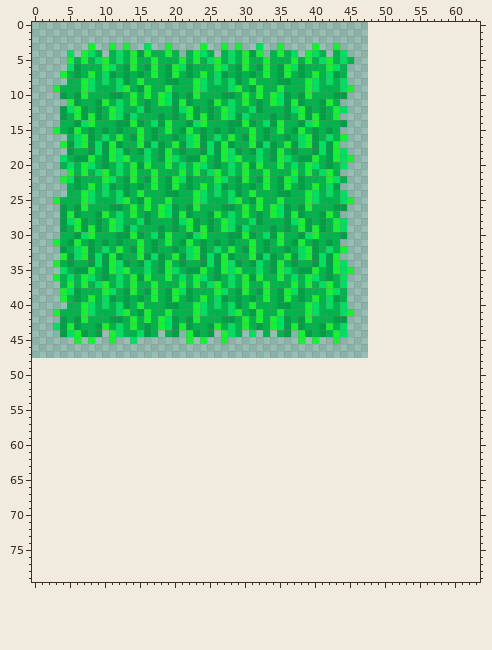
Sprite sheet -- Assets/_Project/Graphics/Sprites/Tilesets/forest_japanese/sprite_tileset_grass_japanese.png. That is the earlier state.
The file is 48x48 pixels. Colours within 5 levels of each other are drawn and written as one. The old version is drawn lined up with the new one, on the new canvas.
The same view after the edit:
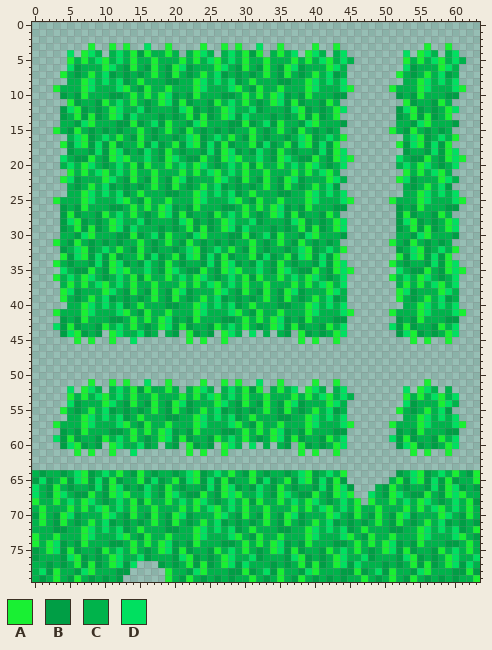
Palette (. is transparent): A #19f033  B #009e45  C #00b34b  D #00e060
From the commit log: finish grass tile
The exact change:
canvas 48x48 -> 64x80
Changed rows in their new state; - is an unchanged pixel.
first column x 51:
 3 -----A--A--
 4 --D-ADC-CD-
 5 --ACACDACDC
 6 --DBCCCADC-
 7 -ACBCACDBC-
 8 --CCADCDCD-
 9 ACCCADCCCDA
10 -BCBACCCBB-
11 --ABCCBAC--
12 -BDABCBCAD-
13 -BCABABCA--
14 -CCBDACCCB-
15 ACBACBCBC--
16 --CDABCDCA-
17 -ABDABDBA--
18 --BCCBDBAD-
19 -DCBBACBADA
20 -CDCADCBCD-
21 --ACACDAC--
22 -ADBCCCADC-
23 --CBCACDB--
24 --CCADCDCD-
25 ACCCADCCCDA
26 -BCBACCCBB-
27 -BABCCBAC--
28 -BDABCBCAD-
29 -BCABABCAD-
30 -CCBDACCCB-
31 ACBACBCBC--
32 -BCDABCDCA-
33 -ABDABDBA--
34 ACBCCBDBAD-
35 -DCBBACBADA
36 ACDCADCBCD-
37 -CACACDACD-
38 -ADBCCCADC-
39 -ACBCACDBC-
40 --CCADCDCD-
41 ACCCADCCCDA
42 -BCBACCCBB-
43 DBABCCBACD-
44 -BDABCBCAD-
45 ---A-A--A--
first column x 0:
51 --------A--A-A--D--A----A--A-A--D--A----A--A------------A-------
52 -----D-ADC-CDCABACCAC-CADC-CDCABA-CACD-ADC-CD--------D-ADC-C----
53 -----ACACDACDCACCACCCACACDACDCACCACCCACACDACDC-------ACACDACD---
54 -----DBCCCADCBACBACBADBCCCADCBACBACBADBCCCADC--------DBCCCADC---
55 ----ACBCACDBCBCBCACBACBCACDBCBCBCACBACBCACDBC-------ACBCACDB----
56 -----CCADCDCDBCACCCBBCCADCDCDBCACCCBBCCADCDCD--------CCADCDCD---
57 ---ACCCADCCCDACBACCACCCADCCCDACBACCACCCADCCCDA-----ACCCADCCCDA--
58 ----BCBACCCBBCACACADBCBACCCBBCACACADBCBACCCBB-------BCBACCCBB---
59 ---DBABCCBACDCACBCADBABCCBACDCACBCADBABCCBACD------DBABCCBACD---
60 ----BDABCB-ADCCDBC-CB-ABCB-ADC-D-C-CB-ABCBCAD-------BDABCBCAD---
61 ------A-A--A--D-------A-A--A----------A-A--A----------A-A--A----
64 CBCCBCDABCDCACBACBCCBCDABCDCACBACBCCBCDABCDCA-------BCDABCDCACBA
65 BDBCABDABDBABCCABDBCABDABDBABCCABDBCABDABDBAB------CABDABDBABCCA
66 DCBACBCCBDBADBCBDCBACBCCBDBADBCBDCBACBCCBDBADB---CBACBCCBDBADBCB
67 DCBADCBBACBADACCDCBADCBBACBADACCDCBADCBBACBADA--DCBADCBBACBADACC
68 ACCACDCADCBCDCABACCACDCADCBCDCABACCACDCADCBCDCA-ACCACDCADCBCDCAB
69 CACCCACACDACDCACCACCCACACDACDCACCACCCACACDACDCACCACCCACACDACDCAC
70 BACBADBCCCADCBACBACBADBCCCADCBACBACBADBCCCADCBACBACBADBCCCADCBAC
71 CACBACBCACDBCBCBCACBACBCACDBCBCBCACBACBCACDBCBCBCACBACBCACDBCBCB
72 CCCBBCCADCDCDBCACCCBBCCADCDCDBCACCCBBCCADCDCDBCACCCBBCCADCDCDBCA
73 ACCACCCADCCCDACBACCACCCADCCCDACBACCACCCADCCCDACBACCACCCADCCCDACB
74 ACADBCBACCCBBCACACADBCBACCCBBCACACADBCBACCCBBCACACADBCBACCCBBCAC
75 BCADBABCCBACDCACBCADBABCCBACDCACBCADBABCCBACDCACBCADBABCCBACDCAC
76 BCCCBDABCBCADCCDBCCCBDABCBCADCCDBCCCBDABCBCADCCDBCCCBDABCBCADCCD
77 CCBCBCABABCADBD---BCBCABABCADBDCCCBCBCABABCADBDCCCBCBCABABCADBDC
78 CDBACCBDACCCBB-----ACCBDACCCBBABCDBACCBDACCCBBABCDBACCBDACCCBBAB
79 CBCACBACBCBCB------ACBACBCBCBCCACBCACBACBCBCBCCACBCACBACBCBCBCCA
Where, in picture pixels (left, top, right, bottom), the same in both pictures:
added: (389, 43, 466, 344)
added: (32, 379, 480, 582)
